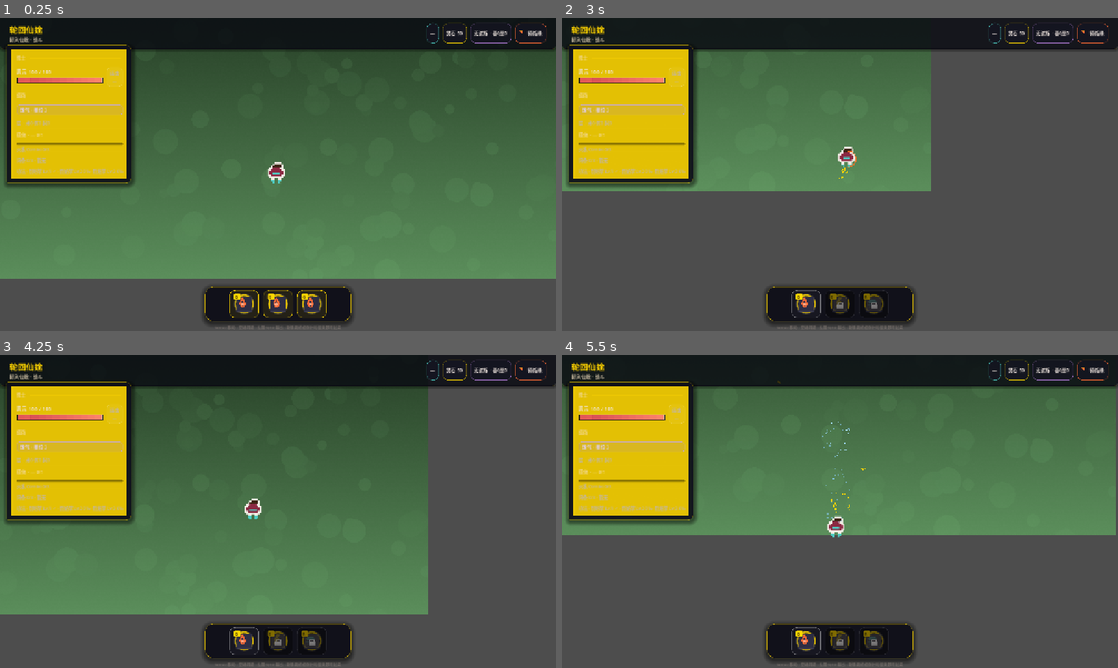
Above: before the commit, frames 1-4 (two rows, left to right).
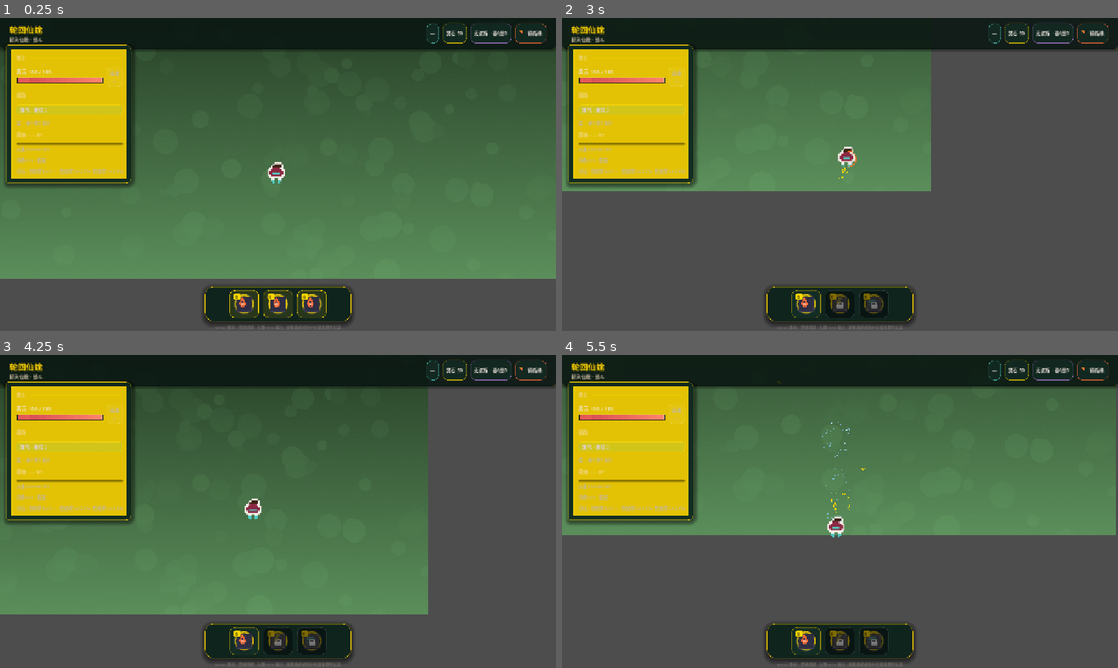
Above: after the commit, the same moments.

Repository: UnderRose520/Samsara-Ascension
Game: Godot game, scene res://scenes/rooms/run_controller.tscn
Same seed, same stepped clock (60 frames per second), same inputs: the game is played once before the commit and once after it. This scene is started directly instead of the project's main scene.
Inputs (mouse positions are in pixels of both pictures, inside the frame that each line leads up to):
- Up to frame 1 (0.25 s): no input
- Up to frame 2 (3 s): tap Enter at 0.5 s; move the mouse to (962, 158) at 0.52 s; press the mouse at (962, 158) at 0.53 s; hold D (move_right) 0.53-1.28 s; move the mouse to (728, 190) at 1.27 s; release the mouse at (728, 190) at 1.28 s; hold S (move_down) 1.28-2.03 s; tap Space (dodge) at 1.35 s; move the mouse to (895, 105) at 2.02 s; hold D (move_right) 2.03-2.78 s; tap E (spell_e) at 2.1 s; move the mouse to (812, 237) at 2.77 s; hold W (move_up) from 2.78 s (still down); tap Q (spell_q) at 2.85 s; click (812, 237) at 2.92 s
- Up to frame 3 (4.25 s): move the mouse to (444, 558) at 3.52 s; release W (move_up) at 3.53 s; hold A (move_left) from 3.53 s (still down); tap R (spell_r) at 3.6 s
- Up to frame 4 (5.5 s): move the mouse to (673, 464) at 4.27 s; click (673, 464) at 4.35 s; move the mouse to (867, 511) at 5.02 s; release A (move_left) at 5.03 s; hold S (move_down) from 5.03 s (still down); tap Space (dodge) at 5.1 s; click (867, 511) at 5.17 s

The runs differ from the first frame. In frame 1, 0.3% of the frame differs, in the area x 1-64%, y 8-97%; in frame 2, 0.4%; in frame 3, 0.4%; in frame 4, 0.4%.

Commit message:
feat(ui): shift design tokens & theme to 金碧仙宫 jade-palace palette
- UiTokens/samsara_theme/HudStyles panel backgrounds: dark navy -> deep jade green
- Stronger gold borders on panels, spell dock, buttons, stat pills, gold corners
- Generator TOKENS recolored to jade; panel ninepatch gains continuous gold frame + jade corner inlays

Co-authored-by: UnderRose520 <UnderRose520@users.noreply.github.com>

Diff:
--- a/game/ui/components/ui_gold_corners.gd
+++ b/game/ui/components/ui_gold_corners.gd
@@ -2,9 +2,9 @@
 class_name UiGoldCorners
 ## 四角金线装饰 — 用于 HUD 侧栏 / Modal 内框
 
-@export var corner_color: Color = Color(1.0, 0.843, 0.0, 0.55)
-@export var line_width: float = 2.0
-@export var corner_len: float = 16.0
+@export var corner_color: Color = Color(1.0, 0.843, 0.0, 0.85)
+@export var line_width: float = 2.5
+@export var corner_len: float = 18.0
 @export var inset: float = 4.0
 
 func _ready() -> void:
--- a/game/ui/hud_styles.gd
+++ b/game/ui/hud_styles.gd
@@ -7,9 +7,9 @@
 
 static func top_bar() -> StyleBoxFlat:
 	var sb := StyleBoxFlat.new()
-	sb.bg_color = Color(0.04, 0.045, 0.08, 0.72)
+	sb.bg_color = Color(0.035, 0.09, 0.072, 0.78)
 	sb.border_width_bottom = 1
-	sb.border_color = Color(1, 0.843, 0, 0.22)
+	sb.border_color = Color(1, 0.843, 0, 0.32)
 	sb.corner_radius_top_left = 0
 	sb.corner_radius_top_right = 0
 	sb.corner_radius_bottom_left = 8
@@ -26,12 +26,12 @@
 
 static func left_scroll_panel(_accent: Color = UiTokens.ACCENT_GOLD) -> StyleBoxFlat:
 	var sb := StyleBoxFlat.new()
-	sb.bg_color = Color(0.06, 0.065, 0.11, 0.88)
+	sb.bg_color = Color(0.059, 0.165, 0.133, 0.9)
 	sb.border_width_left = 1
 	sb.border_width_top = 1
 	sb.border_width_right = 1
 	sb.border_width_bottom = 1
-	sb.border_color = Color(1, 0.843, 0, 0.16)
+	sb.border_color = Color(1, 0.843, 0, 0.4)
 	sb.corner_radius_top_left = 4
 	sb.corner_radius_top_right = 12
 	sb.corner_radius_bottom_left = 4
@@ -48,7 +48,7 @@
 
 static func stat_pill(accent: Color = UiTokens.TEXT_SECONDARY) -> StyleBoxFlat:
 	var sb := StyleBoxFlat.new()
-	sb.bg_color = Color(0.08, 0.08, 0.13, 0.72)
+	sb.bg_color = Color(0.071, 0.169, 0.137, 0.78)
 	sb.border_width_left = 1
 	sb.border_width_top = 1
 	sb.border_width_right = 1
@@ -90,12 +90,12 @@
 
 static func spell_dock() -> StyleBoxFlat:
 	var sb := StyleBoxFlat.new()
-	sb.bg_color = Color(0.05, 0.05, 0.09, 0.82)
+	sb.bg_color = Color(0.05, 0.14, 0.113, 0.86)
 	sb.border_width_left = 1
 	sb.border_width_top = 1
 	sb.border_width_right = 1
 	sb.border_width_bottom = 1
-	sb.border_color = Color(1, 0.843, 0, 0.28)
+	sb.border_color = Color(1, 0.843, 0, 0.42)
 	sb.corner_radius_top_left = 18
 	sb.corner_radius_top_right = 18
 	sb.corner_radius_bottom_left = 18
@@ -113,14 +113,14 @@
 static func spell_dock_slot(ready: bool, unlocked: bool) -> StyleBoxFlat:
 	var sb := StyleBoxFlat.new()
 	if not unlocked:
-		sb.bg_color = Color(0.06, 0.06, 0.08, 0.65)
-		sb.border_color = Color(0.4, 0.4, 0.45, 0.35)
+		sb.bg_color = Color(0.047, 0.106, 0.09, 0.68)
+		sb.border_color = Color(0.45, 0.55, 0.5, 0.35)
 	elif ready:
-		sb.bg_color = Color(1, 0.843, 0, 0.08)
-		sb.border_color = Color(1, 0.843, 0, 0.45)
+		sb.bg_color = Color(1, 0.843, 0, 0.1)
+		sb.border_color = Color(1, 0.843, 0, 0.5)
 	else:
-		sb.bg_color = Color(0.1, 0.1, 0.14, 0.75)
-		sb.border_color = Color(1, 1, 1, 0.12)
+		sb.bg_color = Color(0.078, 0.18, 0.149, 0.8)
+		sb.border_color = Color(1, 0.843, 0, 0.18)
 	sb.border_width_left = 1
 	sb.border_width_top = 1
 	sb.border_width_right = 1
@@ -138,8 +138,8 @@
 
 static func realm_badge() -> StyleBoxFlat:
 	var sb := StyleBoxFlat.new()
-	sb.bg_color = Color(0.55, 0.45, 0.95, 0.12)
-	sb.border_color = Color(0.75, 0.65, 1, 0.35)
+	sb.bg_color = Color(0.31, 0.84, 0.72, 0.12)
+	sb.border_color = Color(1, 0.843, 0, 0.4)
 	sb.border_width_left = 1
 	sb.border_width_top = 1
 	sb.border_width_right = 1
--- a/game/ui/theme/samsara_theme.tres
+++ b/game/ui/theme/samsara_theme.tres
@@ -1,12 +1,12 @@
 [gd_resource type="Theme" load_steps=11 format=3]
 
 [sub_resource type="StyleBoxFlat" id="StyleBoxFlat_panel"]
-bg_color = Color(0.101961, 0.101961, 0.180392, 1)
+bg_color = Color(0.058824, 0.164706, 0.133333, 0.98)
 border_width_left = 1
 border_width_top = 1
 border_width_right = 1
 border_width_bottom = 1
-border_color = Color(1, 1, 1, 0.08)
+border_color = Color(1, 0.843137, 0, 0.3)
 corner_radius_top_left = 8
 corner_radius_top_right = 8
 corner_radius_bottom_right = 8
@@ -61,12 +61,12 @@
 content_margin_bottom = 8.0
 
 [sub_resource type="StyleBoxFlat" id="StyleBoxFlat_btn_secondary_normal"]
-bg_color = Color(0, 0, 0, 0)
+bg_color = Color(0.058824, 0.164706, 0.133333, 0.55)
 border_width_left = 1
 border_width_top = 1
 border_width_right = 1
 border_width_bottom = 1
-border_color = Color(0.768627, 0.713725, 0.611765, 1)
+border_color = Color(0.85, 0.721569, 0.352941, 0.9)
 corner_radius_top_left = 8
 corner_radius_top_right = 8
 corner_radius_bottom_right = 8
@@ -77,12 +77,12 @@
 content_margin_bottom = 8.0
 
 [sub_resource type="StyleBoxFlat" id="StyleBoxFlat_btn_secondary_hover"]
-bg_color = Color(1, 1, 1, 0.04)
+bg_color = Color(1, 0.843137, 0, 0.1)
 border_width_left = 1
 border_width_top = 1
 border_width_right = 1
 border_width_bottom = 1
-border_color = Color(0.941176, 0.92549, 0.894118, 1)
+border_color = Color(1, 0.894118, 0.45, 1)
 corner_radius_top_left = 8
 corner_radius_top_right = 8
 corner_radius_bottom_right = 8
@@ -93,12 +93,12 @@
 content_margin_bottom = 8.0
 
 [sub_resource type="StyleBoxFlat" id="StyleBoxFlat_btn_secondary_pressed"]
-bg_color = Color(1, 1, 1, 0.08)
+bg_color = Color(1, 0.843137, 0, 0.16)
 border_width_left = 1
 border_width_top = 1
 border_width_right = 1
 border_width_bottom = 1
-border_color = Color(0.768627, 0.713725, 0.611765, 1)
+border_color = Color(0.85, 0.721569, 0.352941, 1)
 corner_radius_top_left = 8
 corner_radius_top_right = 8
 corner_radius_bottom_right = 8
@@ -125,7 +125,7 @@
 content_margin_bottom = 8.0
 
 [sub_resource type="StyleBoxFlat" id="StyleBoxFlat_hp_bg"]
-bg_color = Color(0.176471, 0.176471, 0.266667, 1)
+bg_color = Color(0.105882, 0.266667, 0.219608, 1)
 corner_radius_top_left = 4
 corner_radius_top_right = 4
 corner_radius_bottom_right = 4
--- a/game/ui/theme/ui_tokens.gd
+++ b/game/ui/theme/ui_tokens.gd
@@ -3,10 +3,10 @@
 
 ## Design tokens from docs/UIUX_轮回仙途_v1.0.md §3.1–3.3
 
-# --- Background ---
-static var BG_DEEP := color_from_hex("#0D0D0D")
-static var BG_PANEL := color_from_hex("#1A1A2E")
-static var BG_PANEL_ALT := color_from_hex("#2D2D44")
+# --- Background (金碧仙宫 jade-palace palette) ---
+static var BG_DEEP := color_from_hex("#06140F")
+static var BG_PANEL := color_from_hex("#0F2A22")
+static var BG_PANEL_ALT := color_from_hex("#1B4438")
 
 # --- Text ---
 static var TEXT_PRIMARY := color_from_hex("#F0ECE4")
@@ -67,8 +67,8 @@
 static var RADIUS_LG := 12
 
 # --- Panel decoration ---
-static var PANEL_INNER_STROKE := Color(1.0, 1.0, 1.0, 0.08)
-static var DIVIDER := Color(0.769, 0.714, 0.612, 0.25)
+static var PANEL_INNER_STROKE := Color(1.0, 0.843, 0.0, 0.14)
+static var DIVIDER := Color(1.0, 0.843, 0.0, 0.3)
 
 # --- Dimmer overlays (prototype alignment §13) ---
 static var DIMMER_COMBAT := Color(0.0, 0.0, 0.0, 0.55)
Not shown, changed: game/tools/generate_2d_sprites.py
